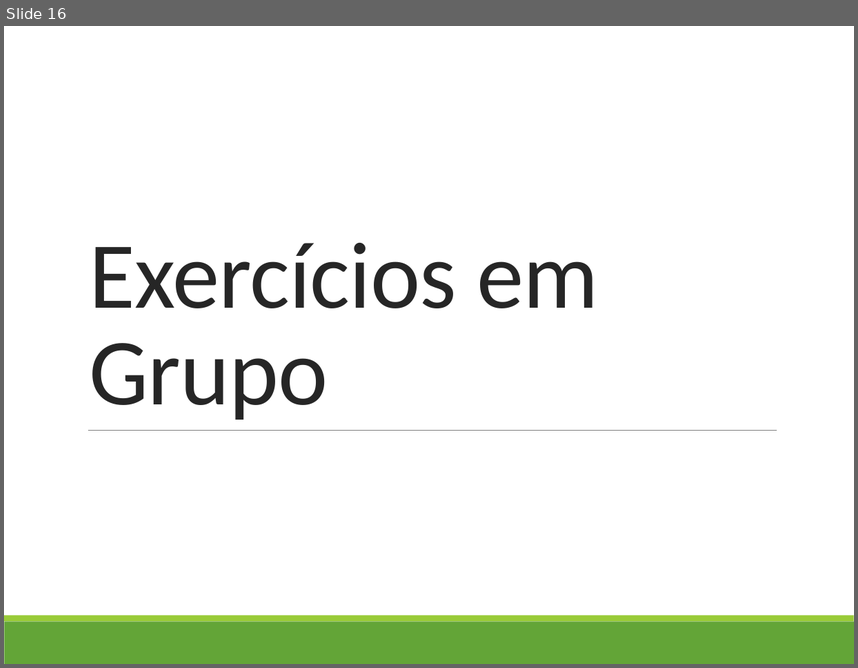
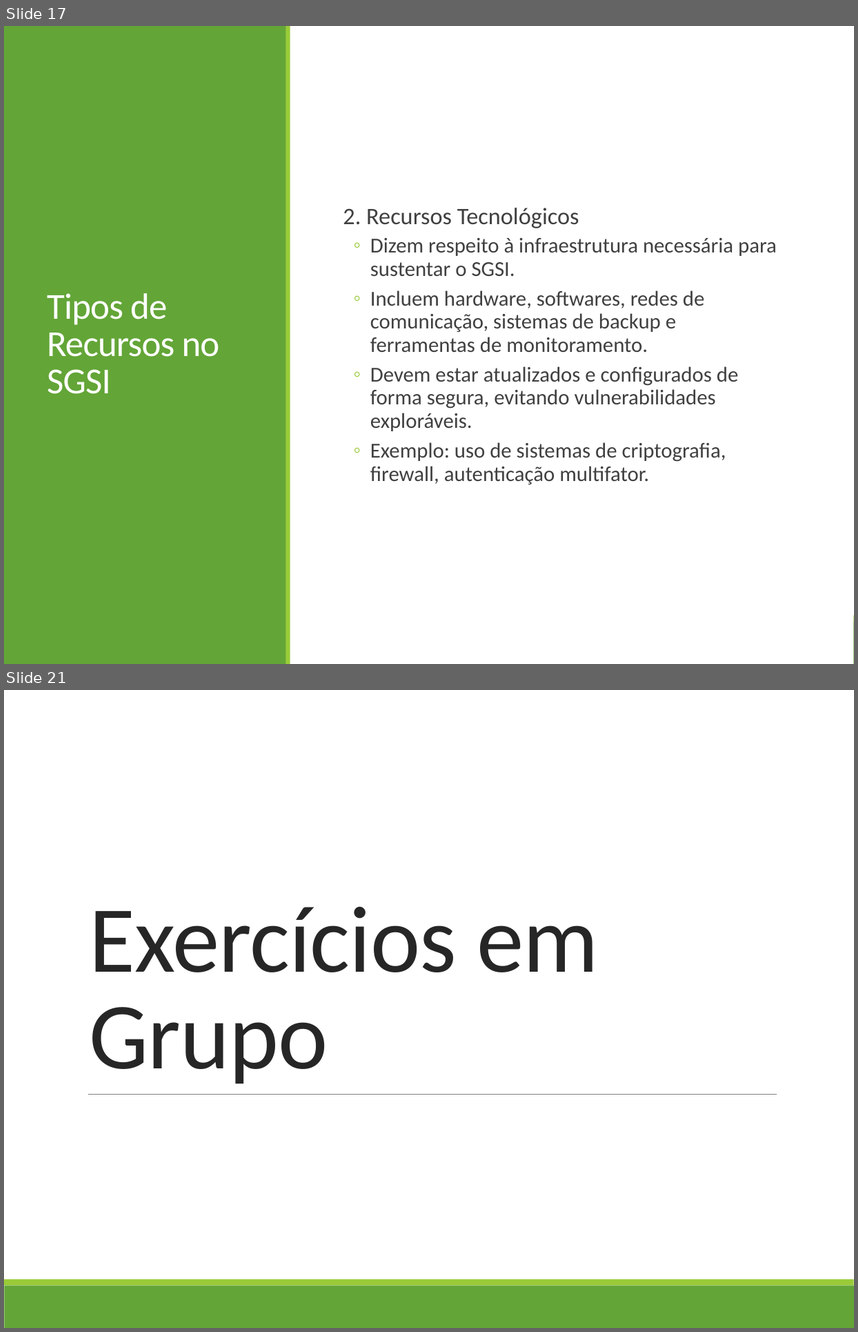
Before and after one commit to profAndreSouza/Material, a slide deck: Segurança da Informação/Aula-04-ISO27001-Estrutura-e-escopo.pptx. Shown one above the other, each under a label of ours: slide 16 before the commit, slides 17 and 21 after it; the slides between them are not shown. The pictures are 858x668 and 858x1332 pixels, drawn with LibreOffice and Linux fonts; fonts in the diff are those of the drawing. Boxes give left, top, right and bottom in pixels: in the first picture for what was removed or moved away, otherwise in the second. Text is boxed around its words. In the diff, an @@ line names an element or a change of style, - is before the commit and + after.

```diff
--- a/Segurança da Informação/Aula-04-ISO27001-Estrutura-e-escopo.pptx
+++ b/Segurança da Informação/Aula-04-ISO27001-Estrutura-e-escopo.pptx
@@ slide 17 added at (x1=4, y1=26, x2=854, y2=664), background #FFFFFF; not listed: 2 template elements that a slide beside it also shows @@
@@ rectangle added at (x1=4, y1=26, x2=854, y2=664), fill #FFFFFF @@
@@ rectangle added at (x1=4, y1=26, x2=286, y2=664), fill #63A537 @@
@@ rectangle added at (x1=286, y1=26, x2=290, y2=664), fill #99CB38 @@
@@ text added at (x1=343, y1=207, x2=777, y2=484), 18 pt, text #404040 @@
+  2. Recursos Tecnológicos
+  ◦ Dizem respeito à infraestrutura necessária para sustentar o SGSI.
+  ◦ Incluem hardware, softwares, redes de comunicação, sistemas de backup e ferramentas de monitoramento.
+  ◦ Devem estar atualizados e configurados de forma segura, evitando vulnerabilidades exploráveis.
+  ◦ Exemplo: uso de sistemas de criptografia, firewall, autenticação multifator.
@@ title added at (x1=47, y1=293, x2=220, y2=394), 31 pt, text #FFFFFF @@
+Tipos de Recursos no SGSI
@@ what was slide 16 is now slide 21 @@
```
Also in this commit, not shown: 16 slides changed, 5 other slides added, 1 slide removed, 1 other file.
